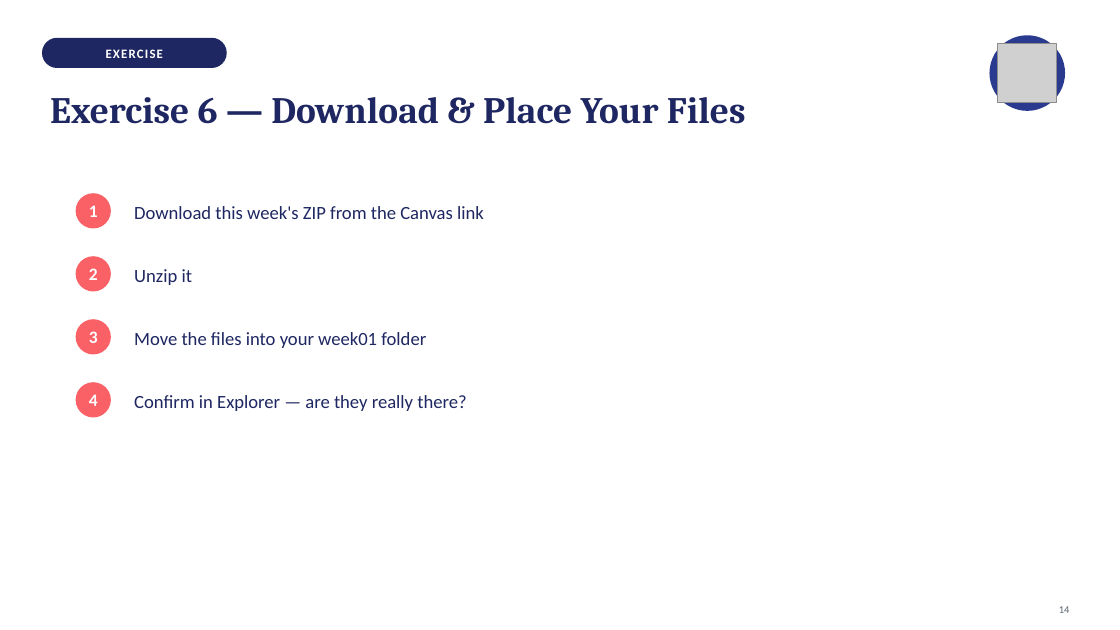
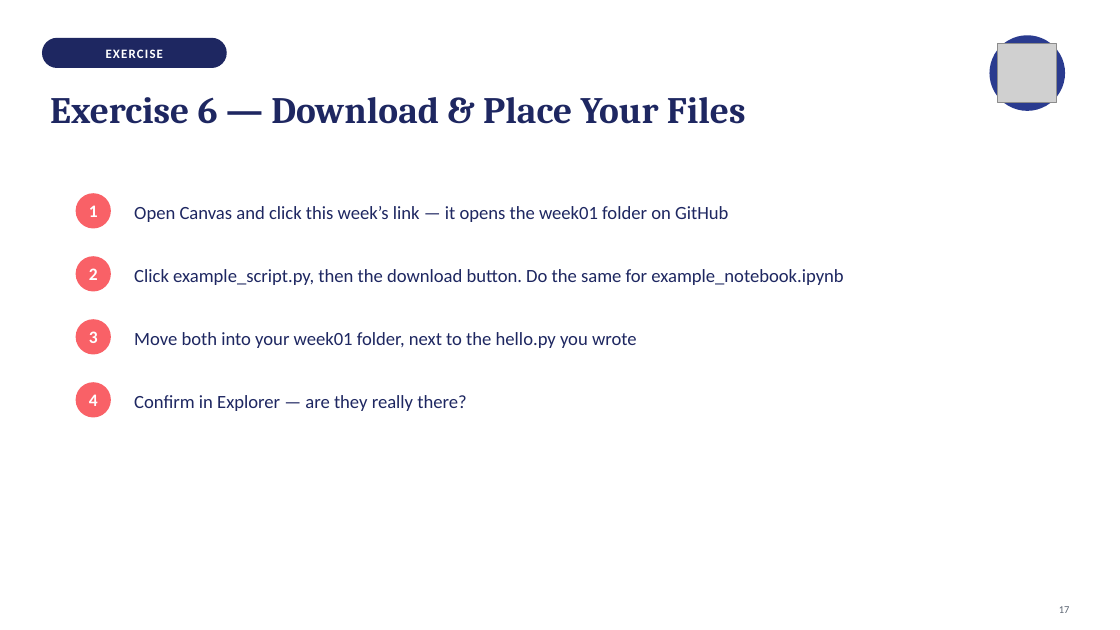
Before and after one commit to isabelhovdahl/TECH2, a slide deck: slide 18 of workshops/week01/vscode_slides.pptx. Drawn at 1120x630 pixels with LibreOffice and Linux fonts; fonts in the diff are those of the drawing; grey boxes stand for pictures. Boxes give left, top, right and bottom in pixels: in the first picture for what was removed or moved away, otherwise in the second. Text is boxed around its words. In the diff, an @@ line names an element or a change of style, - is before the commit and + after.

Commit message:
Rename example script and notebook

```diff
--- a/workshops/week01/vscode_slides.pptx
+++ b/workshops/week01/vscode_slides.pptx
@@ text at [134,206,728,222]: text changed @@
-Download this week's ZIP from the Canvas link
+Open Canvas and click this week’s link — it opens the week01 folder on GitHub
@@ text at [134,269,843,285]: text changed @@
-Unzip it
+Click example_script.py, then the download button. Do the same for example_notebook.ipynb
@@ text at [134,332,637,348]: text changed @@
-Move the files into your week01 folder
+Move both into your week01 folder, next to the hello.py you wrote
@@ text at [1059,606,1070,613]: text changed @@
-14
+17
```
Also in this commit, not shown: 12 other slides changed, 3 other files.
